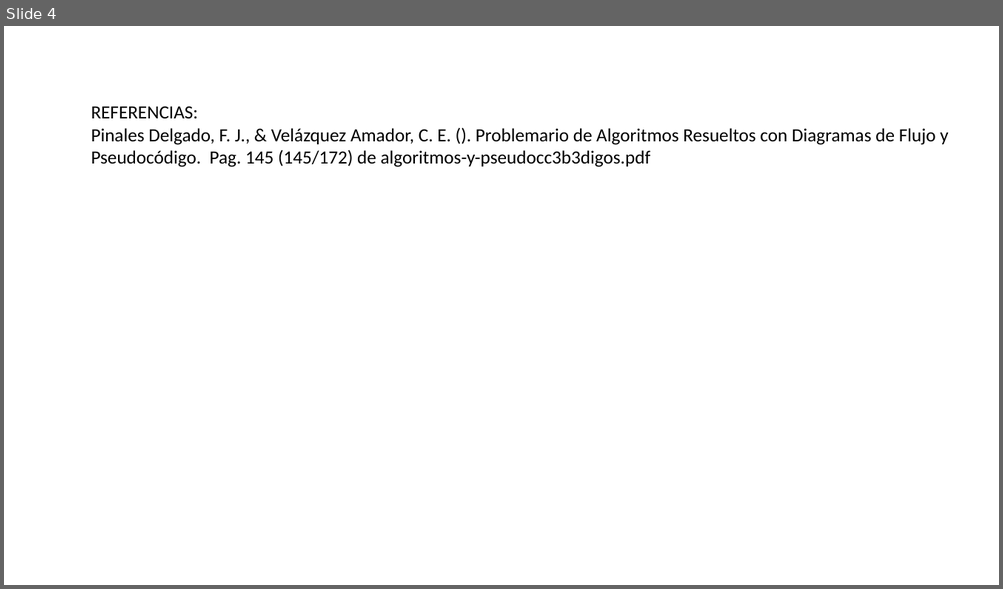
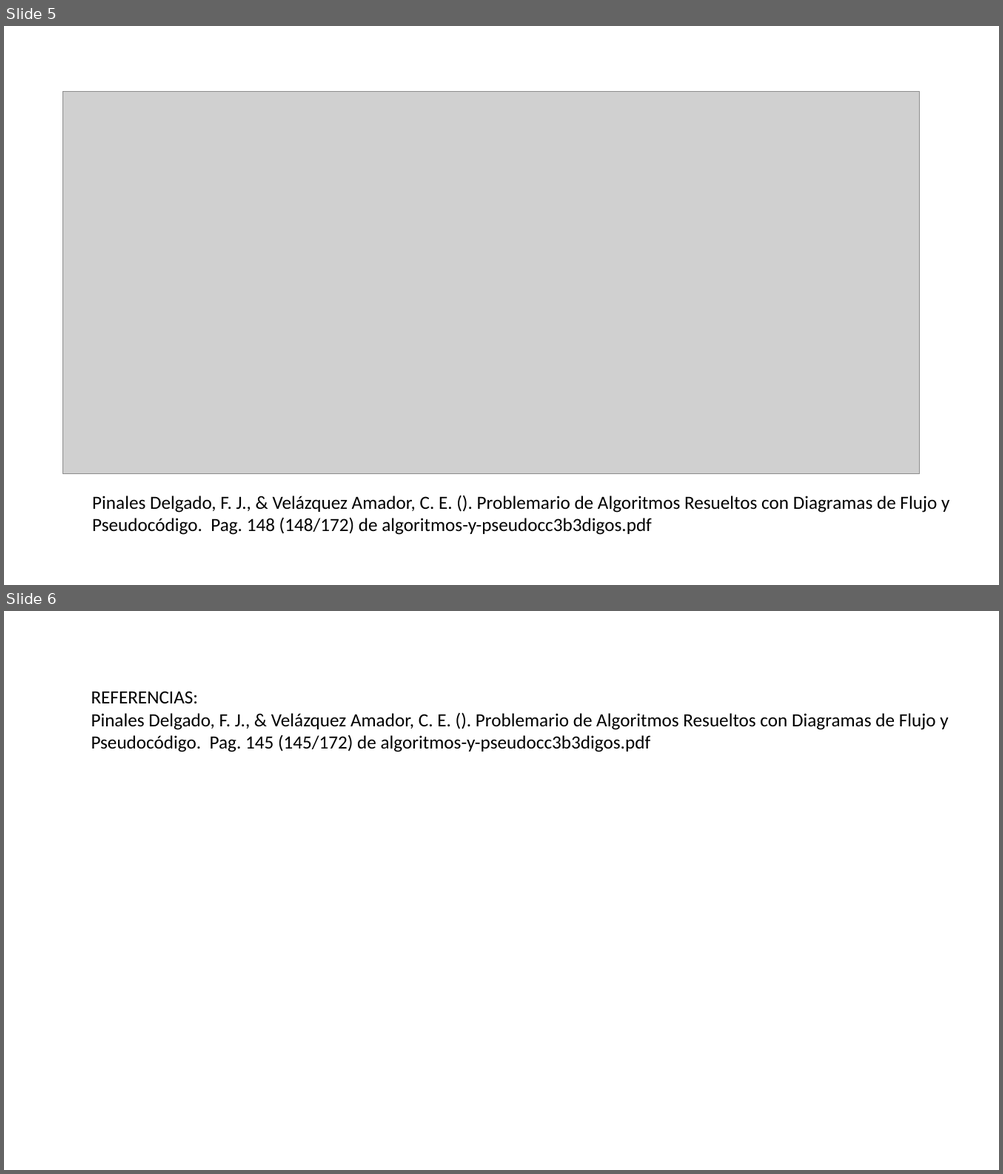
Before and after one commit to programacionestructurada/2021-2, a slide deck: U2_Estructuras_de_Control_y_Aplicaciones_con_Arreglos/2_3_1_Arreglos_Unidimensionales__Ejercicios.pptx. Shown one above the other, each under a label of ours: slide 4 before the commit, slides 5 and 6 after it. The pictures are 1003x589 and 1003x1174 pixels, drawn with LibreOffice and Linux fonts; fonts in the diff are those of the drawing; grey boxes stand for pictures. Boxes give left, top, right and bottom in pixels: in the first picture for what was removed or moved away, otherwise in the second. Text is boxed around its words. In the diff, an @@ line names an element or a change of style, - is before the commit and + after.

```diff
--- a/U2_Estructuras_de_Control_y_Aplicaciones_con_Arreglos/2_3_1_Arreglos_Unidimensionales__Ejercicios.pptx
+++ b/U2_Estructuras_de_Control_y_Aplicaciones_con_Arreglos/2_3_1_Arreglos_Unidimensionales__Ejercicios.pptx
@@ slide 5 added at [4, 26, 999, 585], background #FFFFFF @@
@@ picture added at [63, 92, 919, 474] @@
@@ text added at [92, 496, 949, 535], 18 pt, text #000000 @@
+Pinales Delgado, F. J., & Velázquez Amador, C. E. (). Problemario de Algoritmos Resueltos con Diagramas de Flujo y
+Pseudocódigo. Pag. 148 (148/172) de algoritmos-y-pseudocc3b3digos.pdf
@@ what was slide 4 is now slide 6 @@
```
Also in this commit, not shown: 1 slide changed, 1 other slide added.
